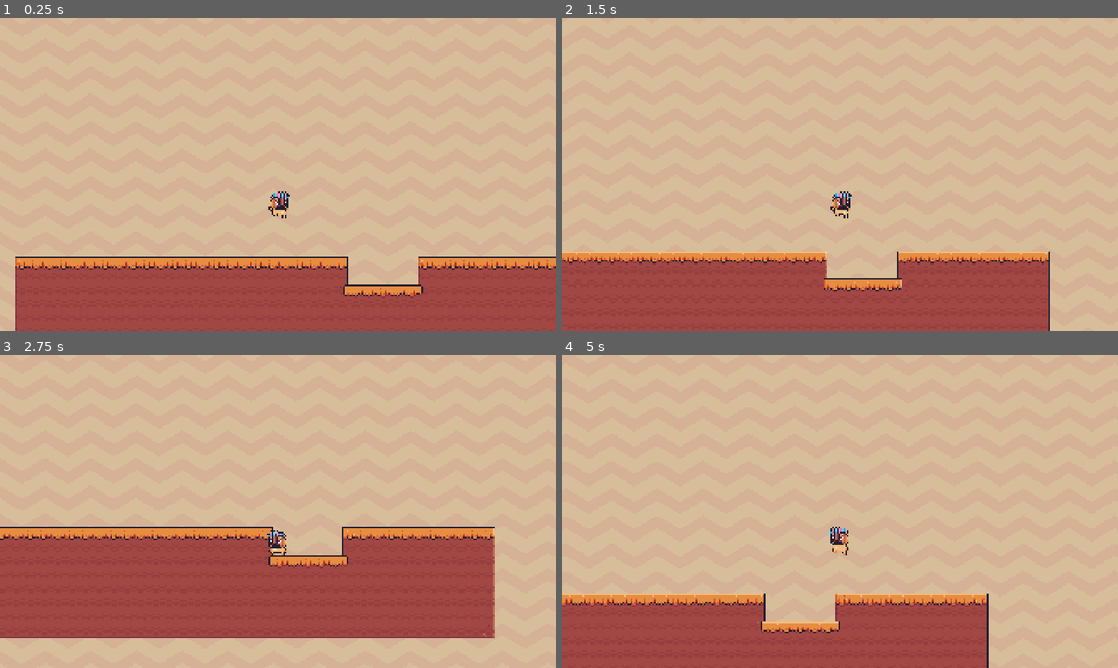
Above: before the commit, frames 1-4 (two rows, left to right).
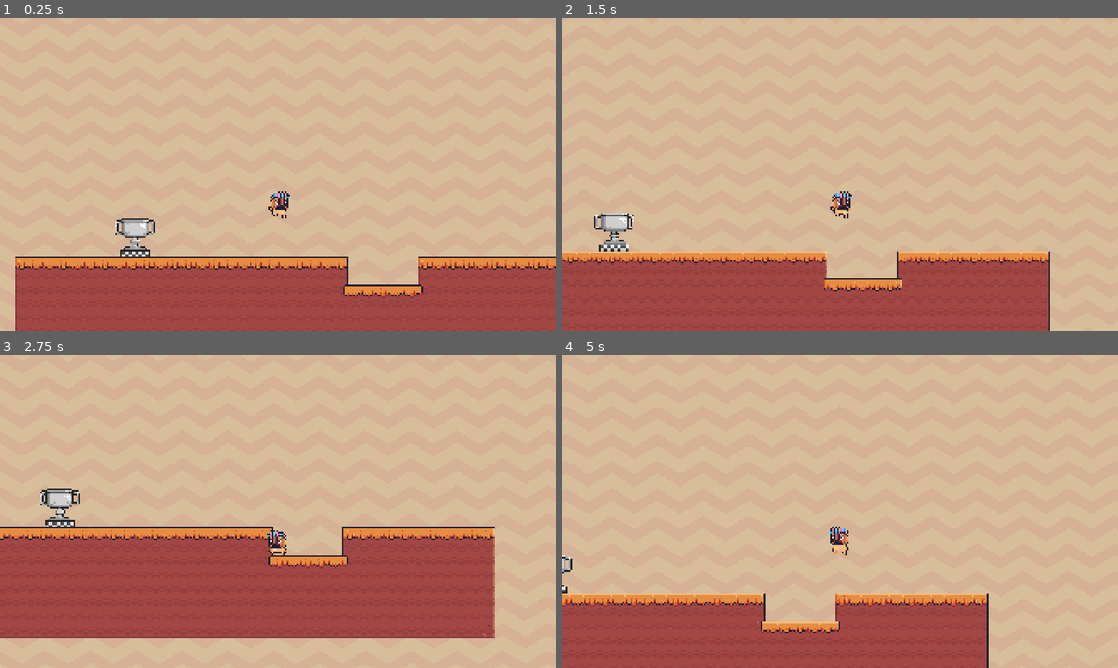
Above: after the commit, the same moments.

Repository: Nhanth123/shader-godot
Game: Godot game, scene res://scenes/common_techniques.tscn
Same seed, same stepped clock (60 frames per second), same inputs: the game is played once before the commit and once after it.
Inputs:
- Up to frame 1 (0.25 s): no input
- Up to frame 2 (1.5 s): hold D (move_right) from 0.53 s (still down); tap Space (jump) at 0.77 s
- Up to frame 3 (2.75 s): tap Space (jump) at 1.52 s; release D (move_right) at 2.03 s; hold A (move_left) from 2.03 s (still down)
- Up to frame 4 (5 s): release A (move_left) at 2.78 s; hold D (move_right) 2.78-4.28 s; tap Space (jump) at 3.02, 3.77, 4.52 s; hold A (move_left) from 4.28 s (still down)

The runs differ from the first frame. In frame 1, 0.6% of the frame differs, in the area x 20-28%, y 64-77%; in frame 2, 0.6%; in frame 3, 0.6%, in the area x 7-15%, y 42-55%; in frame 4, 0.1%.

Commit message:
grayscale shader

Diff:
--- a/scenes/common_techniques.tscn
+++ b/scenes/common_techniques.tscn
@@ -1,10 +1,12 @@
-[gd_scene load_steps=9 format=3 uid="uid://0g8u1xcne512"]
+[gd_scene load_steps=12 format=3 uid="uid://0g8u1xcne512"]
 
 [ext_resource type="Script" path="res://scripts/common_techniques.gd" id="1_0ugy3"]
 [ext_resource type="Texture2D" uid="uid://dw27ks2iy6r18" path="res://assets/other/Terrain (16x16).png" id="2_4ntks"]
 [ext_resource type="PackedScene" uid="uid://b788b6b86c0qc" path="res://scenes/player.tscn" id="2_ttseq"]
 [ext_resource type="Shader" uid="uid://6j1wre055mow" path="res://shaders/scrolling_bg.gdshader" id="4_xth1f"]
 [ext_resource type="Texture2D" uid="uid://c4m2ljq1ynnik" path="res://assets/background/Brown.png" id="5_mfsxn"]
+[ext_resource type="Shader" uid="uid://cfu84fw00fe1n" path="res://shaders/grayscale.gdshader" id="6_kak6i"]
+[ext_resource type="Texture2D" uid="uid://b4cgytxlrs4ak" path="res://assets/other/End.png" id="6_mfsxn"]
 
 [sub_resource type="ShaderMaterial" id="ShaderMaterial_kak6i"]
 shader = ExtResource("4_xth1f")
@@ -171,6 +173,9 @@
 physics_layer_0/collision_layer = 1
 sources/0 = SubResource("TileSetAtlasSource_sehxt")
 
+[sub_resource type="ShaderMaterial" id="ShaderMaterial_jqsh0"]
+shader = ExtResource("6_kak6i")
+
 [node name="CommonTechniques" type="Node2D"]
 script = ExtResource("1_0ugy3")
 
@@ -194,3 +199,9 @@
 
 [node name="Player" parent="." instance=ExtResource("2_ttseq")]
 position = Vector2(575, 314)
+
+[node name="GrayScale" type="Sprite2D" parent="."]
+material = SubResource("ShaderMaterial_jqsh0")
+position = Vector2(80, 384)
+scale = Vector2(3, 3)
+texture = ExtResource("6_mfsxn")
--- /dev/null
+++ b/shaders/grayscale.gdshader
@@ -0,0 +1,8 @@
+shader_type canvas_item;
+
+void fragment() {
+	COLOR = vec4(0.8, 0.8, 0.8, 0.5);
+	vec4 original_color = texture(TEXTURE, UV);
+	float grayscale = (original_color.r + original_color.g + original_color.b) / 3.0;
+	COLOR = vec4(vec3(grayscale), original_color.a);
+}
Not shown, added: shaders/grayscale.gdshader.uid
